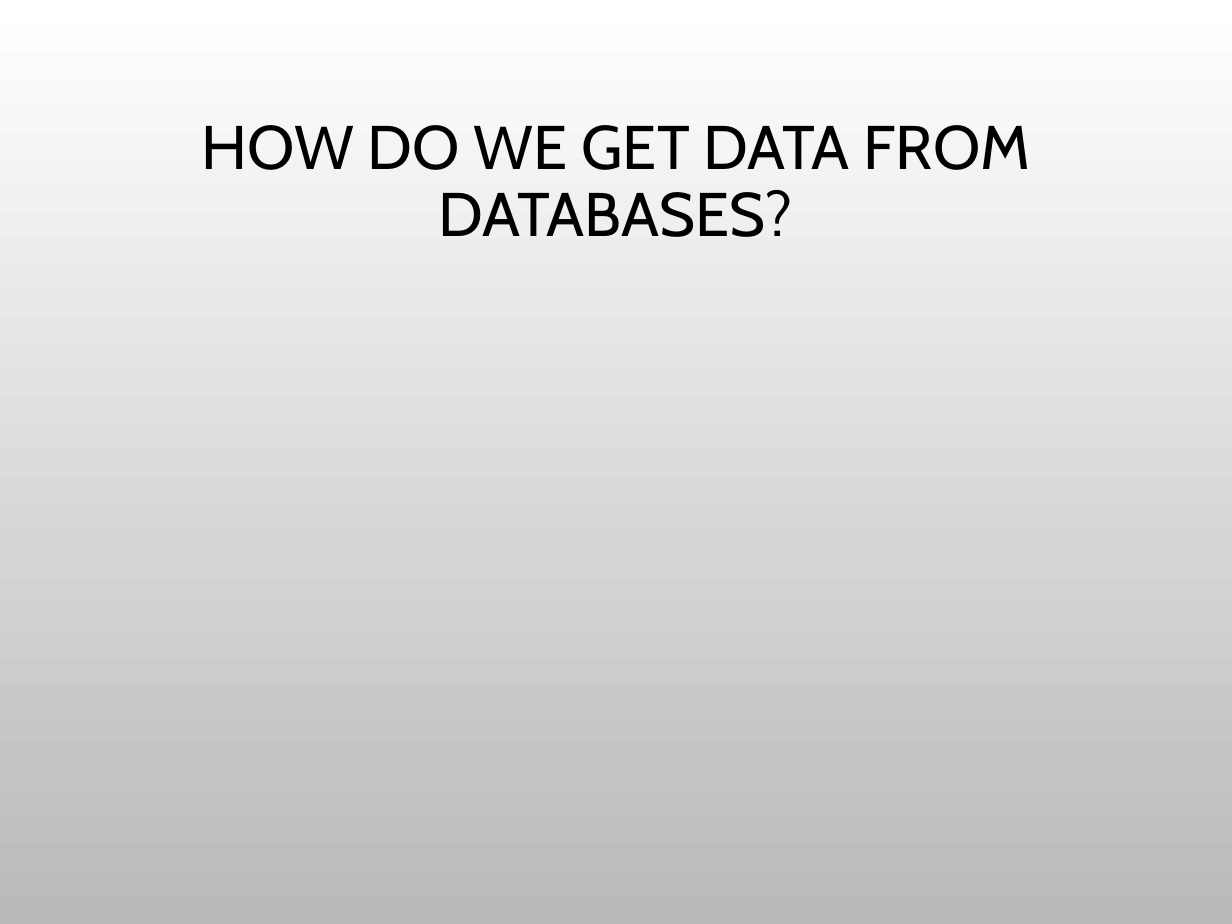
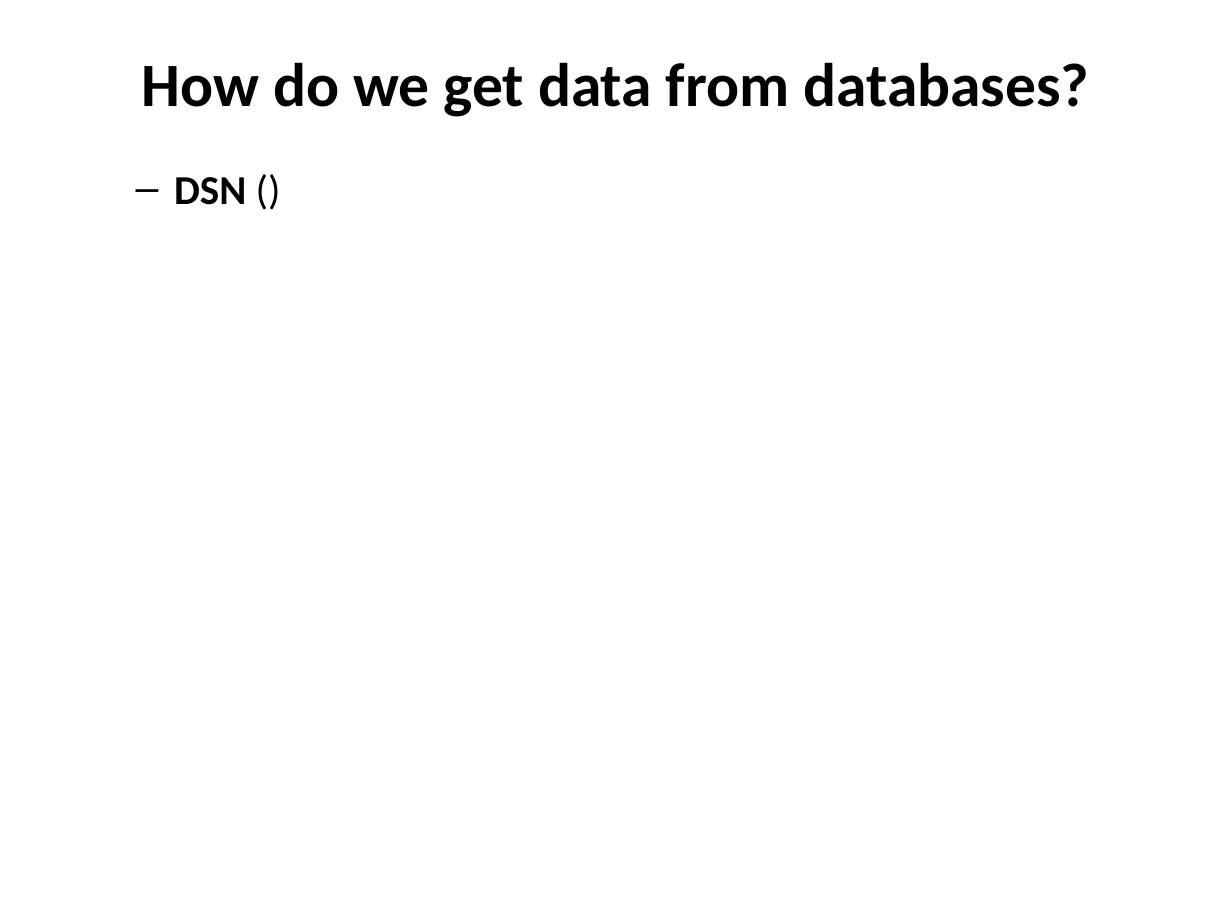
Before and after one commit to kstierhoff/rDatabase, a slide deck: slide 5 of Doc/template/template.pptx (slide 4 before the commit). Drawn at 1232x924 pixels with LibreOffice and Linux fonts; fonts in the diff are those of the drawing; background and template pictures are left out. Boxes give left, top, right and bottom in pixels: in the first picture for what was removed or moved away, otherwise in the second. Text is boxed around its words. In the diff, an @@ line names an element or a change of style, - is before the commit and + after.

```diff
--- a/Doc/template/template.pptx
+++ b/Doc/template/template.pptx
@@ background picture (left out) to #FFFFFF @@
@@ title at [142, 62, 1090, 117]: text changed; font Cabin to Calibri; bold on @@
-HOW DO WE GET DATA FROM DATABASES?
+How do we get data from databases?
@@ text added at [174, 177, 246, 205], 24 pt, text #000000, bold @@
+  – DSN ()
```
Also in this commit, not shown: 6 other slides changed, 3 slides added, 1 slide removed, 10 other files.
